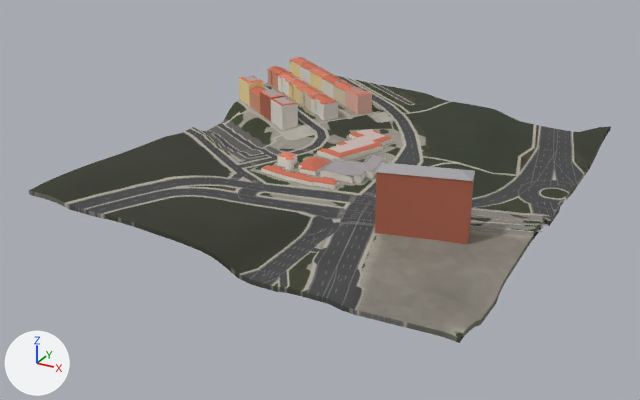
Before and after pictures for a commit that changed the glTF model public/tiles/norte/t_7_5.glb.
The view is the same before and after, from a camera (50 mm lens) standing at (2010.0, 3558.0, 291.0) and looking at (1736.0, 4057.0, 42.0). Arrows for +X, +Y and +Z are at lower left; the lights stay in place. The older version comes first. Where no turn or scale is listed for an object, it has been applied to the vertices. Vertices at exactly the same position are counted once.

The first picture shows 'buildings', 'terrain'.
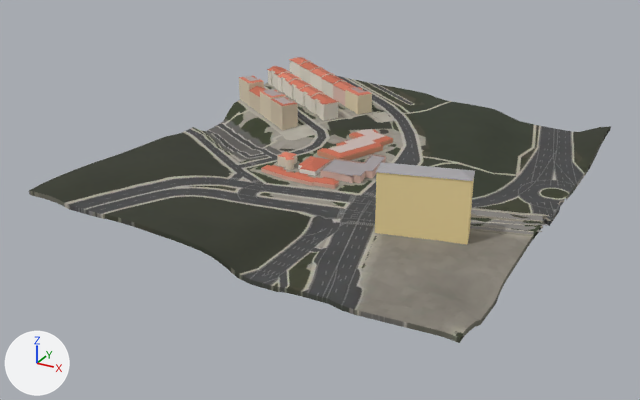
Location of each change, (x1, y1, x2, y2) in pixels of the pictures (640 x 400 px):
'buildings', surface changed, recoloured
    both: (239, 58, 475, 244)
part 2 of me_buildings, recoloured (lighter)
    both: (239, 58, 474, 244)
part 3 of me_buildings, recoloured
    both: (239, 77, 393, 189)

The edits, one by one:
me_buildings has 1428 vertices, 1914 faces and spans x -144.0..144.0, y -123.0..123.0, z -25.0..25.0.
me_buildings is used by ob_buildings; location (1751.7, 4117.8, 76.9).
me_buildings part 1: texture (UV) coordinates changed.
me_buildings part 2: 722 faces centred in x -142.0..109.0, y -122.0..122.0, z -15.0..24.0 are repainted in the vertex colours; the middle colour goes from green #59a000 to green #89ffa7.
me_buildings part 3: 417 faces centred in x -140.0..17.0, y -83.0..67.0, z -15.0..13.0 are repainted in the vertex colours; the middle colour goes from dark red #2d0000 to pink #a56375.
